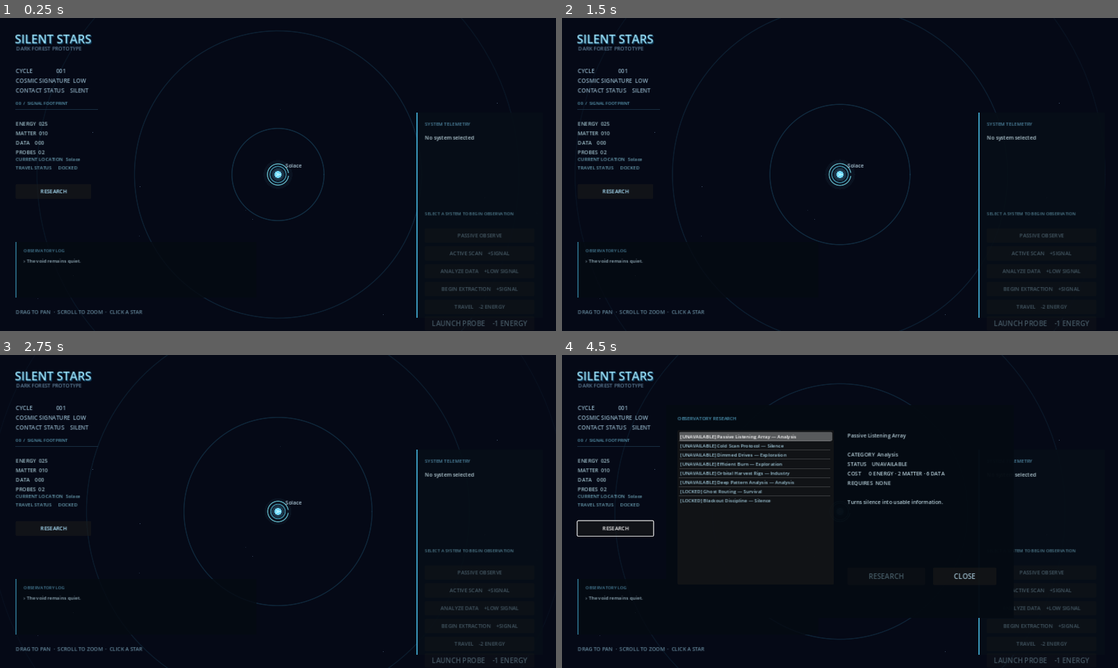
Above: before the commit, frames 1-4 (two rows, left to right).
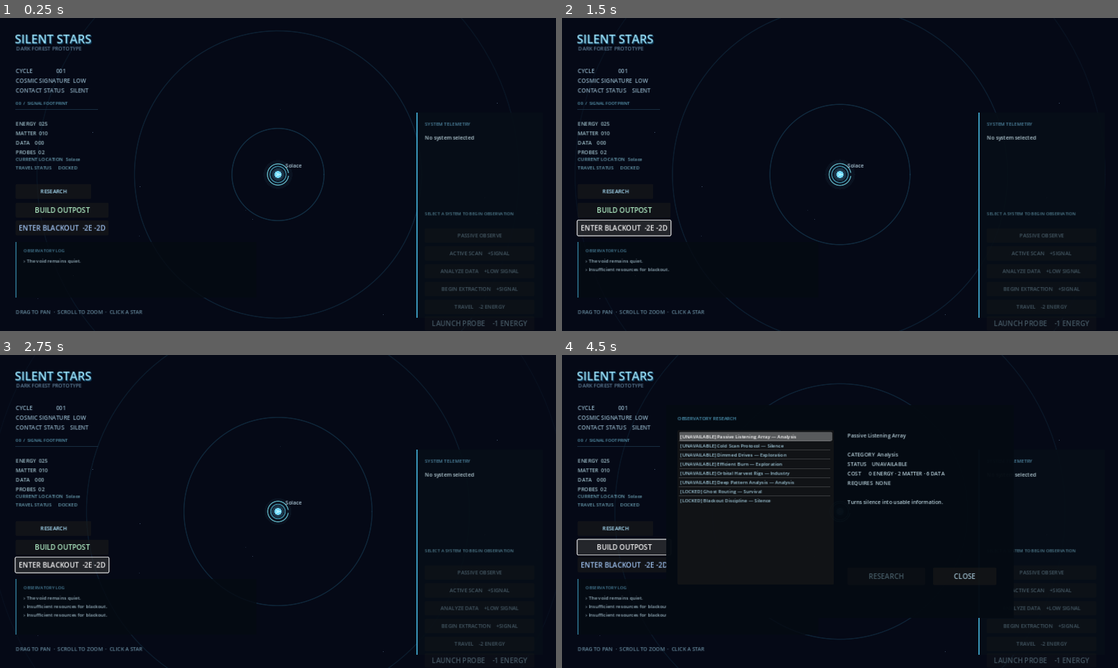
Above: after the commit, the same moments.

Repository: Gustavo-Wallace/silent-stars
Game: Godot game, scene res://scenes/main/main.tscn
Same seed, same stepped clock (60 frames per second), same inputs: the game is played once before the commit and once after it.
Inputs (mouse positions are in pixels of both pictures, inside the frame that each line leads up to):
- Up to frame 1 (0.25 s): no input
- Up to frame 2 (1.5 s): click (623, 208) at 0.5 s, where only the run after the commit has a clickable "BUILD OUTPOST"; click (623, 227) at 1.25 s, where only the run after the commit has a clickable "ENTER BLACKOUT -2E -2D"
- Up to frame 3 (2.75 s): click (61, 564) at 2 s, where only the run after the commit has a clickable "ENTER BLACKOUT -2E -2D"
- Up to frame 4 (4.5 s): click "RESEARCH" at 2.75 s; click "RESEARCH" at 3.5 s; click (623, 545) at 4.25 s, where only the run after the commit has a clickable "BUILD OUTPOST"

The runs differ from the first frame. In frame 1, 0.3% of the frame differs, in the area x 3-19%, y 60-68%; in frame 2, 1.1%; in frame 3, 1.3%; in frame 4, 1.4%, in the area x 2-19%, y 52-84%.

Commit message:
ameaca invisivel progressiva

Diff:
--- a/scenes/main/main.tscn
+++ b/scenes/main/main.tscn
@@ -7,6 +7,7 @@
 [ext_resource type="Script" uid="uid://crf8kb82h7ye1" path="res://scripts/core/game_state.gd" id="5_state"]
 [ext_resource type="Script" uid="uid://ck2u24mqthomc" path="res://scripts/core/event_manager.gd" id="6_events"]
 [ext_resource type="Script" uid="uid://dbvtjpjpodknm" path="res://scripts/core/technology_manager.gd" id="7_tech"]
+[ext_resource type="Script" uid="uid://2tvnge7k0e3f" path="res://scripts/core/infrastructure_manager.gd" id="8_infra"]
 
 [node name="Main" type="Node2D" unique_id=1802537095]
 script = ExtResource("1_main")
@@ -22,6 +23,9 @@
 [node name="TechnologyManager" type="Node" parent="." unique_id=637407153]
 script = ExtResource("7_tech")
 
+[node name="InfrastructureManager" type="Node" parent="." unique_id=1695209019]
+script = ExtResource("8_infra")
+
 [node name="CameraController" type="Camera2D" parent="." unique_id=142645263]
 position_smoothing_enabled = true
 position_smoothing_speed = 7.5
--- a/scenes/ui/hud.tscn
+++ b/scenes/ui/hud.tscn
@@ -111,6 +111,28 @@
 theme_override_colors/font_color = Color(0.68, 0.9, 1, 1)
 theme_override_font_sizes/font_size = 12
 text = "RESEARCH"
+
+[node name="InfrastructureBuild" type="Button" parent="."]
+layout_mode = 0
+offset_left = 36.0
+offset_top = 425.0
+offset_right = 250.0
+offset_bottom = 459.0
+theme_override_colors/font_color = Color(0.7, 0.94, 0.78, 1)
+text = "BUILD OUTPOST"
+
+[node name="Blackout" type="Button" parent="."]
+layout_mode = 0
+offset_left = 36.0
+offset_top = 466.0
+offset_right = 250.0
+offset_bottom = 500.0
+theme_override_colors/font_color = Color(0.62, 0.76, 0.94, 1)
+text = "ENTER BLACKOUT  -2E -2D"
+
+[connection signal="pressed" from="Blackout" to="." method="_on_blackout_pressed"]
+
+[connection signal="pressed" from="InfrastructureBuild" to="." method="_on_infrastructure_pressed"]
 
 [node name="DetailsPanel" type="ColorRect" parent="."]
 layout_mode = 0
--- a/scripts/core/game_state.gd
+++ b/scripts/core/game_state.gd
@@ -8,6 +8,7 @@
 signal resources_changed(energy: int, matter: int, data: int)
 signal travel_status_changed(current_system_id: int, is_traveling: bool)
 signal probes_changed(count: int)
+signal void_changed(attention: int, pressure: String)
 
 var current_cycle: int = 1
 var cosmic_signature: int = 0
@@ -30,6 +31,8 @@
 var probes_launched_total: int = 0
 var probes_lost_total: int = 0
 var probe_signature_modifier: float = 1.0
+var void_attention: int = 0
+var void_pressure := "DORMANT"
 
 func launch_probe() -> bool:
 	if probes_available <= 0: add_log_message("No probes available."); return false
@@ -52,11 +55,29 @@
 	state_changed.emit(current_cycle, cosmic_signature, contact_state)
 	resources_changed.emit(energy, matter, data)
 	probes_changed.emit(probes_available)
+	void_changed.emit(void_attention, void_pressure)
 	log_message_added.emit("The void remains quiet.")
 
 
 func add_log_message(message: String) -> void:
 	log_message_added.emit(message)
+
+func add_void_attention(amount: int) -> void:
+	var previous := void_pressure
+	void_attention = maxi(0, void_attention + amount)
+	if void_attention < 10: void_pressure = "DORMANT"
+	elif void_attention < 25: void_pressure = "LISTENING"
+	elif void_attention < 50: void_pressure = "SEARCHING"
+	elif void_attention < 80: void_pressure = "HUNTING"
+	else: void_pressure = "CONVERGING"
+	void_changed.emit(void_attention, void_pressure)
+	if previous != void_pressure: add_log_message("VOID: %s." % void_pressure)
+
+func enter_blackout() -> void:
+	if energy < 2 or data < 2: add_log_message("Insufficient resources for blackout."); return
+	energy -= 2; data -= 2; current_cycle += 1
+	resources_changed.emit(energy,matter,data); reduce_signature(2); add_void_attention(-3)
+	add_log_message("All outgoing systems dimmed. Civilization became rumor.")
 
 func apply_choice(effects: Dictionary, message: String) -> void:
 	energy += int(effects.get("energy", 0))
@@ -88,6 +109,7 @@
 	_advance_action(_modified_signature(8, scan_signature_modifier), 1.0)
 	log_message_added.emit("Active scan resolved mineral traces in %s." % system.system_name)
 	log_message_added.emit("Signal bloom expanded from the home system.")
+	if cosmic_signature >= 10 or system.threat_level >= 60: add_void_attention(1)
 
 
 func complete_analysis(system: StarSystemData, result: Dictionary) -> void:
@@ -132,6 +154,7 @@
 	travel_status_changed.emit(current_system_id, true)
 	log_message_added.emit("Course plotted toward %s." % destination.system_name)
 	log_message_added.emit("The vessel crossed a silent interval.")
+	if distance >= 800.0: add_void_attention(1 if distance < 1600.0 else 2)
 	return true
 
 
--- /dev/null
+++ b/scripts/core/infrastructure_data.gd
@@ -0,0 +1,12 @@
+class_name InfrastructureData
+extends Resource
+var structure_id := ""
+var structure_name := ""
+var description := ""
+var category := ""
+var cost_energy := 0
+var cost_matter := 0
+var cost_data := 0
+var local_signature_gain := 1
+var effect_type := ""
+var effect_value := 0.0
--- /dev/null
+++ b/scripts/core/infrastructure_manager.gd
@@ -0,0 +1,30 @@
+class_name InfrastructureManager
+extends Node
+signal catalog_changed(items: Array[InfrastructureData])
+signal structure_built(system: StarSystemData)
+var items: Array[InfrastructureData] = []
+var state: GameState
+
+func configure(game_state: GameState) -> void:
+	state = game_state
+	items=[_item("listening_outpost","Listening Outpost","Observation","A cold observatory that listens more than it asks.",2,4,6,1,"analysis",2.0),_item("silent_extractor","Silent Extractor","Industry","Harvest rigs tuned to chew softly.",4,8,4,2,"extraction",1.25),_item("probe_dock","Probe Dock","Probe","A small hangar for machines meant to disappear.",3,7,5,2,"probe",1.0),_item("blackout_beacon","Blackout Beacon","Silence","A beacon that teaches machines when to go dark.",5,5,10,0,"blackout",1.0),_item("data_vault","Data Vault","Analysis","An archive buried under redundant silence.",2,5,12,1,"data",1.0),_item("warning_lattice","Warning Lattice","Survival","Thin sensors arranged to notice attention.",6,6,8,2,"warning",1.0)]
+	catalog_changed.emit(items)
+
+func build(id: String, system: StarSystemData, current_id: int) -> void:
+	var item := _find(id)
+	if item == null or system.id != current_id: state.add_log_message("Local presence required."); return
+	if not system.scanned: state.add_log_message("System scan required."); return
+	if system.built_structures.has(id): state.add_log_message("Structure already exists in this system."); return
+	if state.energy < item.cost_energy or state.matter < item.cost_matter or state.data < item.cost_data: state.add_log_message("Insufficient resources."); return
+	state.energy-=item.cost_energy; state.matter-=item.cost_matter; state.data-=item.cost_data; state.resources_changed.emit(state.energy,state.matter,state.data)
+	system.built_structures.append(id); system.infrastructure_level+=1; system.local_signature+=item.local_signature_gain
+	if item.effect_type=="blackout": state.reduce_signature(1)
+	if item.effect_type=="probe": state.probes_available+=1; state.probes_changed.emit(state.probes_available)
+	state.apply_choice({"signature":1}, "%s assembled in cold orbit." % item.structure_name)
+	structure_built.emit(system); catalog_changed.emit(items)
+
+func _item(id:String,name:String,cat:String,desc:String,e:int,m:int,d:int,s:int,effect:String,value:float)->InfrastructureData:
+	var item:=InfrastructureData.new(); item.structure_id=id; item.structure_name=name; item.category=cat; item.description=desc; item.cost_energy=e; item.cost_matter=m; item.cost_data=d; item.local_signature_gain=s; item.effect_type=effect; item.effect_value=value; return item
+func _find(id:String)->InfrastructureData:
+	for item in items: if item.structure_id==id: return item
+	return null
--- a/scripts/core/main.gd
+++ b/scripts/core/main.gd
@@ -6,6 +6,7 @@
 @onready var game_state: GameState = $GameState
 @onready var event_manager: EventManager = $EventManager
 @onready var technology_manager: TechnologyManager = $TechnologyManager
+@onready var infrastructure_manager: InfrastructureManager = $InfrastructureManager
 
 
 func _ready() -> void:
@@ -29,15 +30,20 @@
 	hud.probe_requested.connect(universe_map.launch_probe_to_selected)
 	hud.event_choice_requested.connect(_on_event_choice)
 	hud.research_requested.connect(technology_manager.research)
+	hud.infrastructure_requested.connect(_on_infrastructure_requested)
+	hud.blackout_requested.connect(game_state.enter_blackout)
 	game_state.state_changed.connect(hud.update_game_state)
 	game_state.resources_changed.connect(hud.update_resources)
 	game_state.probes_changed.connect(hud.update_probes)
+	game_state.void_changed.connect(hud.update_void)
 	game_state.travel_status_changed.connect(_on_travel_status_changed)
 	game_state.log_message_added.connect(hud.add_log_message)
 	game_state.signature_increased.connect(universe_map.trigger_signature_pulse)
 	technology_manager.technologies_changed.connect(hud.set_technologies)
 	technology_manager.research_completed.connect(_on_research_completed)
 	technology_manager.configure(game_state)
+	infrastructure_manager.catalog_changed.connect(hud.set_infrastructure)
+	infrastructure_manager.configure(game_state)
 	game_state.publish_initial_state()
 	_on_travel_status_changed(game_state.current_system_id, false)
 
@@ -69,6 +75,12 @@
 	choose_event(index)
 	hud.close_event()
 
+func _on_infrastructure_requested(id: String) -> void:
+	var system := universe_map.selected_system()
+	if system != null:
+		infrastructure_manager.build(id, system, game_state.current_system_id)
+		hud.display_system(system)
+
 func _on_probe_requested(destination: StarSystemData, distance: float) -> void:
 	if game_state.launch_probe():
 		var probe := ProbeData.new()
--- a/scripts/ui/hud.gd
+++ b/scripts/ui/hud.gd
@@ -10,6 +10,8 @@
 signal research_requested(technology_id: String)
 signal probe_requested
 signal event_choice_requested(index: int)
+signal infrastructure_requested(id: String)
+signal blackout_requested
 
 const MAX_LOG_MESSAGES := 5
 
@@ -51,6 +53,19 @@
 var research_matter: int = 0
 var research_data: int = 0
 var probes_count: int = 0
+
+func update_void(_attention: int, pressure: String) -> void:
+	location_readout.text = location_readout.text.split("\n")[0] + "\nVOID PRESSURE     " + pressure
+
+func _on_blackout_pressed() -> void:
+	blackout_requested.emit()
+var infrastructure: Array[InfrastructureData] = []
+
+func set_infrastructure(items: Array[InfrastructureData]) -> void:
+	infrastructure = items
+
+func _on_infrastructure_pressed() -> void:
+	if not infrastructure.is_empty(): infrastructure_requested.emit(infrastructure[0].structure_id)
 var selected_technology_index: int = -1
 
 
@@ -165,13 +180,14 @@
 
 
 func _details_for(data: StarSystemData) -> String:
+	var infrastructure_text := "NONE" if not data.has_infrastructure() else ", ".join(data.built_structures)
 	if data.is_home:
-		return "%s\n\nTYPE       %s\nENERGY     %d\nMATTER     %d\nDATA       %d\nTHREAT     %d%%\nEXTRACTION HOME\nSTATUS     HOME\n\n%s" % [data.system_name, data.system_type, data.energy_potential, data.matter_potential, data.data_potential, data.threat_level, data.system_description()]
+		return "%s\n\nTYPE       %s\nINFRA      %s\nLOCAL SIG  %s\nSTATUS     HOME\n\n%s" % [data.system_name, data.system_type, infrastructure_text, data.local_signature_text(), data.system_description()]
 	if not data.observed:
 		return "%s\n\nTYPE       UNKNOWN\nENERGY     UNKNOWN\nMATTER     UNKNOWN\nDATA       UNKNOWN\nTHREAT     UNKNOWN\nEXTRACTION UNKNOWN\nSTATUS     UNOBSERVED\n\nA distant point without a stable profile." % data.display_name()
 	if not data.scanned:
 		return "%s\n\nTYPE       %s\nENERGY     %s ESTIMATE\nMATTER     %s ESTIMATE\nDATA       %s ESTIMATE\nTHREAT     %s\nE …(274 unchanged characters)…
-	return "%s\n\nTYPE       %s\nENERGY     %d\nMATTER     %d\nDATA       %d\nTHREAT     %d%%\nEXTRACTION %s\nSTATUS     SCANNED\n\n%s" % [data.system_name, data.system_type, data.energy_potential, data.matter_potential, data.data_potential, data.threat_level, data.extraction_text(), data.system_description()]
+	return "%s\n\nTYPE       %s\nINFRA      %s\nLOCAL SIG  %s\nEXTRACTION %s\nSTATUS     SCANNED\n\n%s" % [data.system_name, data.system_type, infrastructure_text, data.local_signature_text(), data.extraction_text(), data.system_description()]
 
 
 func _on_passive_observe_pressed() -> void:
--- a/scripts/universe/star_system_data.gd
+++ b/scripts/universe/star_system_data.gd
@@ -13,6 +13,12 @@
 @export_range(0, 100) var data_potential: int = 0
 @export_range(0, 3) var extraction_level: int = 0
 @export var depleted: bool = false
+@export var built_structures: PackedStringArray = []
+@export var infrastructure_level: int = 0
+@export var local_signature: int = 0
+@export var suspicious: bool = false
+@export var darkened: bool = false
+@export var attention_mark: int = 0
 @export var is_home: bool = false
 @export var discovered: bool = true
 @export var observed: bool = false
@@ -47,6 +53,20 @@
 func extraction_text() -> String:
 	return "DEPLETED" if depleted else "%d / 3" % extraction_level
 
+func has_infrastructure() -> bool:
+	return not built_structures.is_empty()
+
+func local_signature_text() -> String:
+	if local_signature == 0: return "DORMANT"
+	if local_signature <= 2: return "QUIET"
+	if local_signature <= 5: return "NOTICEABLE"
+	return "LOUD"
+
+func anomaly_text() -> String:
+	if darkened: return "DARKENED"
+	if suspicious: return "SUSPICIOUS"
+	return "NONE"
+
 
 func system_description() -> String:
 	match system_type:
--- a/scripts/universe/star_system_node.gd
+++ b/scripts/universe/star_system_node.gd
@@ -87,6 +87,8 @@
 			draw_arc(Vector2.ZERO, orbit_radius, 0.48 + level * 0.55, 2.45 + level * 0.3, 22, Color(0.78, 0.63, 0.37, 0.58), 0.85, true)
 	if data.depleted:
 		draw_arc(Vector2.ZERO, star_radius + 10.0, 3.25, 5.75, 22, Color(0.38, 0.56, 0.67, 0.54), 1.0, true)
+	if data.suspicious or data.darkened:
+		draw_arc(Vector2.ZERO, star_radius + 14.0, 0.4, 5.7, 36, Color(0.72, 0.36, 0.72, 0.52), 1.0, true)
 
 	if data.is_home:
 		var ring_radius := 18.0 + sin(pulse_phase * 1.7) * 1.4
--- a/scripts/universe/universe_map.gd
+++ b/scripts/universe/universe_map.gd
@@ -293,6 +293,9 @@
 func current_system() -> StarSystemData:
 	return _system_by_id(current_system_id)
 
+func selected_system() -> StarSystemData:
+	return selected_data
+
 
 func trigger_signature_pulse(intensity: float) -> void:
 	trigger_world_pulse(Vector2.ZERO, intensity)
Not shown, added: scripts/core/infrastructure_data.gd.uid
Not shown, added: scripts/core/infrastructure_manager.gd.uid
Not shown, changed: README.md
Not shown, changed: docs/ROADMAP.md
